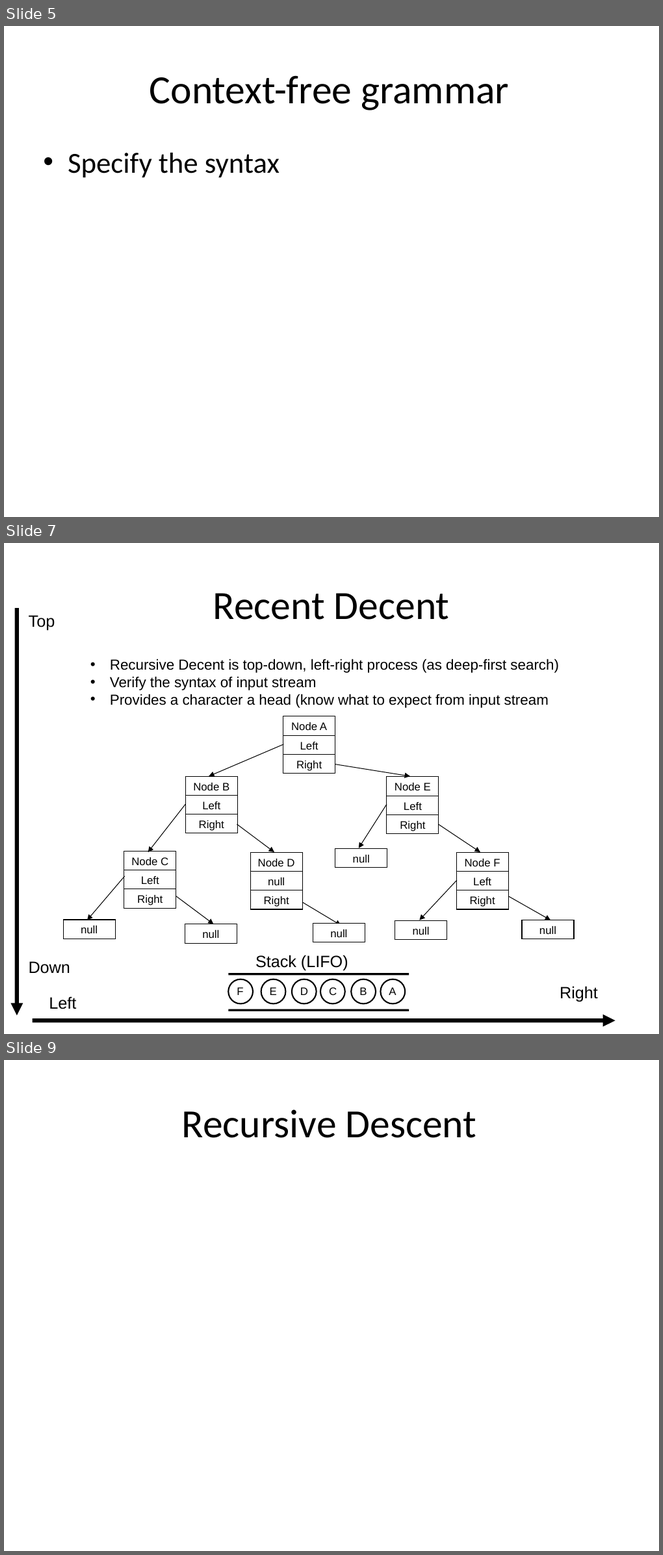
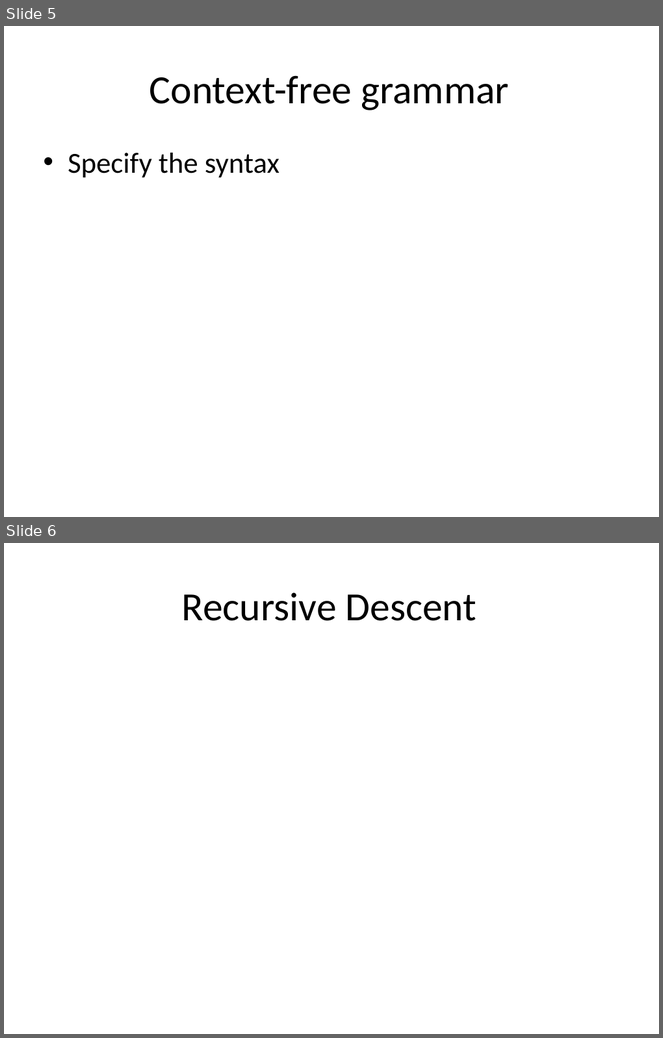
Before and after one commit to isurup/kalle-martin-group, a slide deck: SSE2/slides/1 Analysis.ppt. Shown one above the other, each under a label of ours: slides 5, 7 and 9 before the commit, slides 5 and 6 after it; the slides between them are not shown. The pictures are 663x1555 and 663x1038 pixels, drawn with LibreOffice and Linux fonts; fonts in the diff are those of the drawing. Boxes give left, top, right and bottom in pixels: in the first picture for what was removed or moved away, otherwise in the second. Text is boxed around its words. In the diff, an @@ line names an element or a change of style, - is before the commit and + after.

```diff
--- a/SSE2/slides/1 Analysis.ppt
+++ b/SSE2/slides/1 Analysis.ppt
@@ slide 7 removed at (4,543,659,1034), background #FFFFFF @@
@@ title removed at (213,593,450,620) @@
-Recent Decent
@@ text removed at (110,659,559,708) @@
-• Recursive Decent is top-down, left-right process (as deep-first search)
-• Verify the syntax of input stream
-• Provides a character a head (know what to expect from input stream
@@ group removed at (63,717,574,943): 24 rectangles, 11 arrows @@
-Node A
-Left
-Right
-Node B
-Left
-Right
-Node C
-Left
-Right
-Node D
-null
-Right
-Node E
-Left
-Right
-Node F
-Left
-Right
-null
-null
-null
-null
-null
-null
@@ text removed at (256,955,348,971) @@
-Stack (LIFO)
@@ group removed at (229,975,409,1011): 6 ellipses, 6 texts, 2 lines @@
-B
-C
-D
-E
-F
-A
@@ group removed at (17,608,615,1021): 4 texts, 2 arrows @@
-Top
-Down
-Left
-Right
@@ what was slide 9 is now slide 6 @@
```
Also in this commit, not shown: 9 other slides removed.
